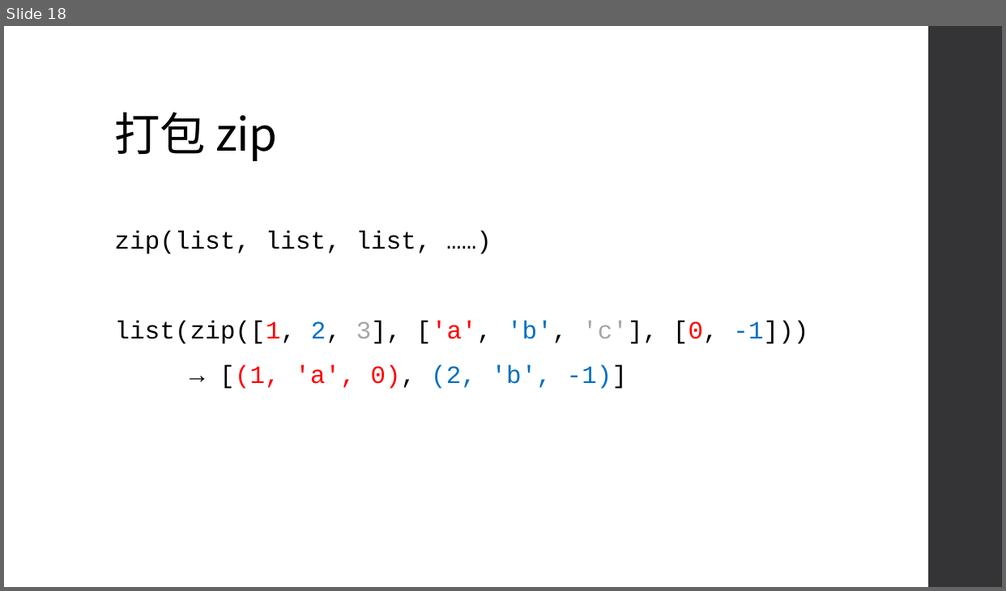
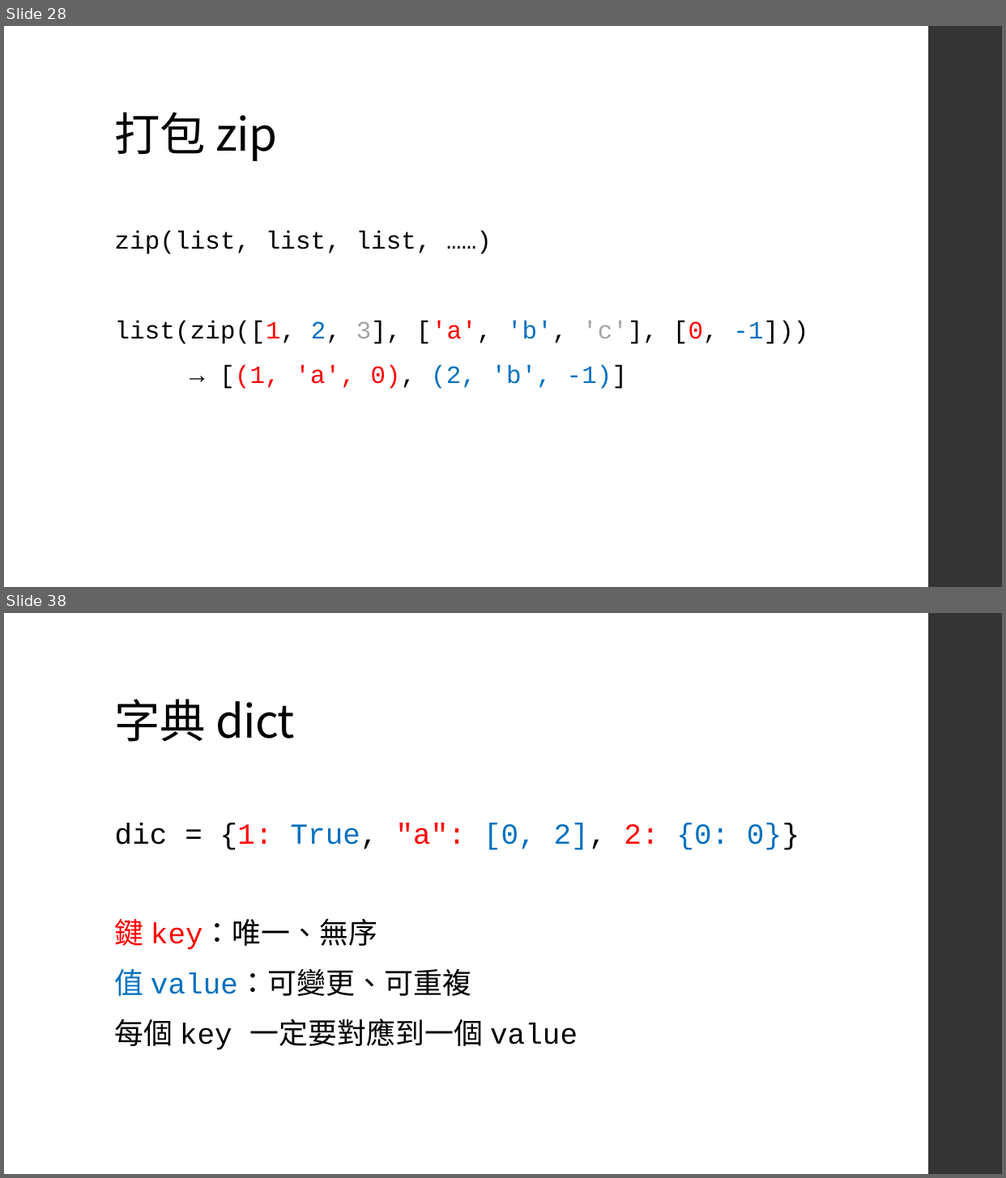
Before and after one commit to an920107/ServiceLearning, a slide deck: Class 5.pptx. Shown one above the other, each under a label of ours: slide 18 before the commit, slides 28 and 38 after it; the slides between them are not shown. The pictures are 1006x591 and 1006x1178 pixels, drawn with LibreOffice and Linux fonts; fonts in the diff are those of the drawing. Boxes give left, top, right and bottom in pixels: in the first picture for what was removed or moved away, otherwise in the second. Text is boxed around its words. In the diff, an @@ line names an element or a change of style, - is before the commit and + after.

```diff
--- a/Class 5.pptx
+++ b/Class 5.pptx
@@ slide 38 added at [4,613,1002,1174], background #FFFFFF; not listed: 1 template element that a slide beside it also shows @@
@@ title added at [115,699,295,742], 44 pt, text #000000 @@
+字典 dict
@@ text added at [115,824,799,1050], 28 pt, text #000000 @@
+dic = {1: True, "a": [0, 2], 2: {0: 0}}
+鍵 key：唯一、無序
+值 value：可變更、可重複
+每個 key 一定要對應到一個 value
@@ what was slide 18 is now slide 28 @@
```
Also in this commit, not shown: 1 slide changed, 29 other slides added.
